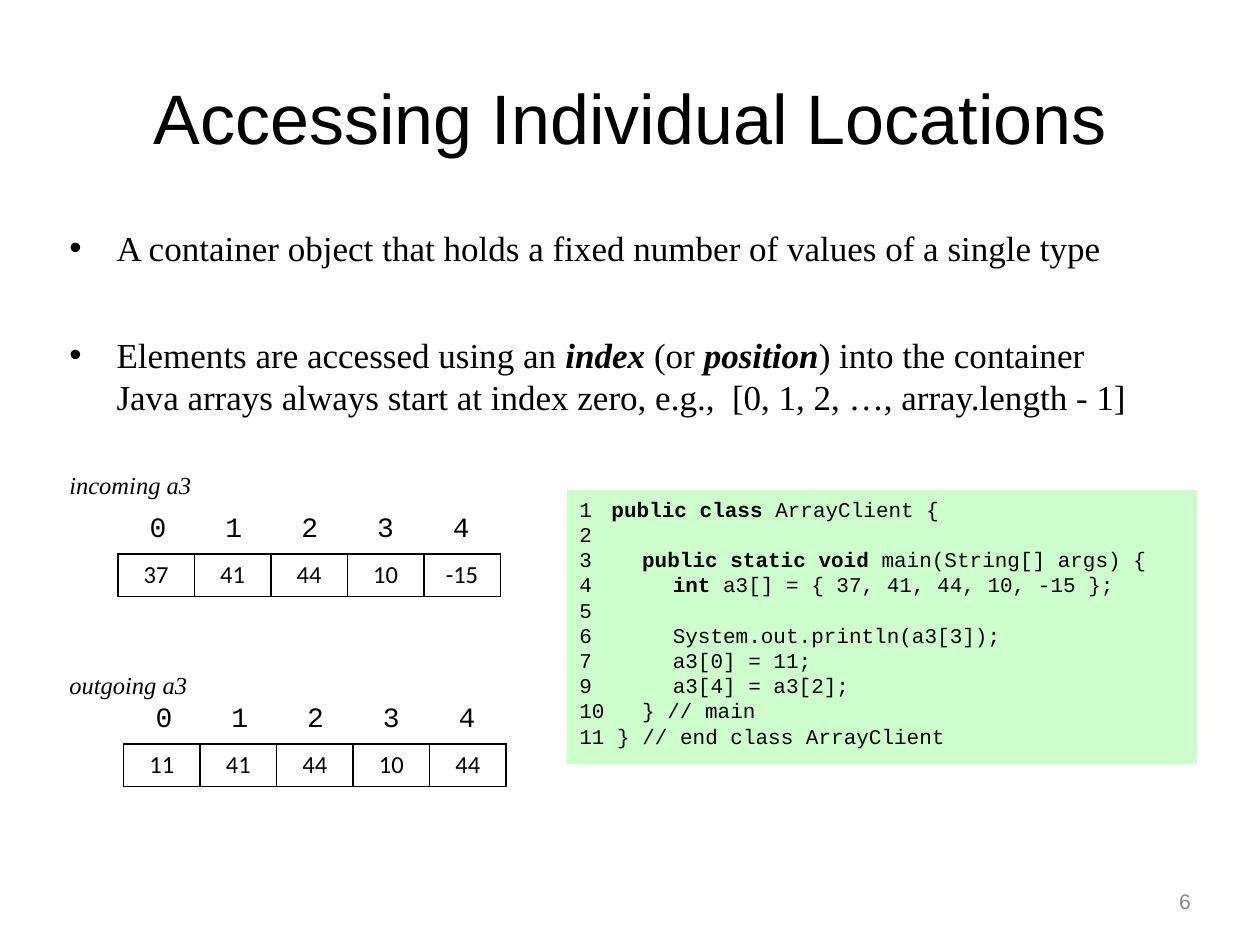
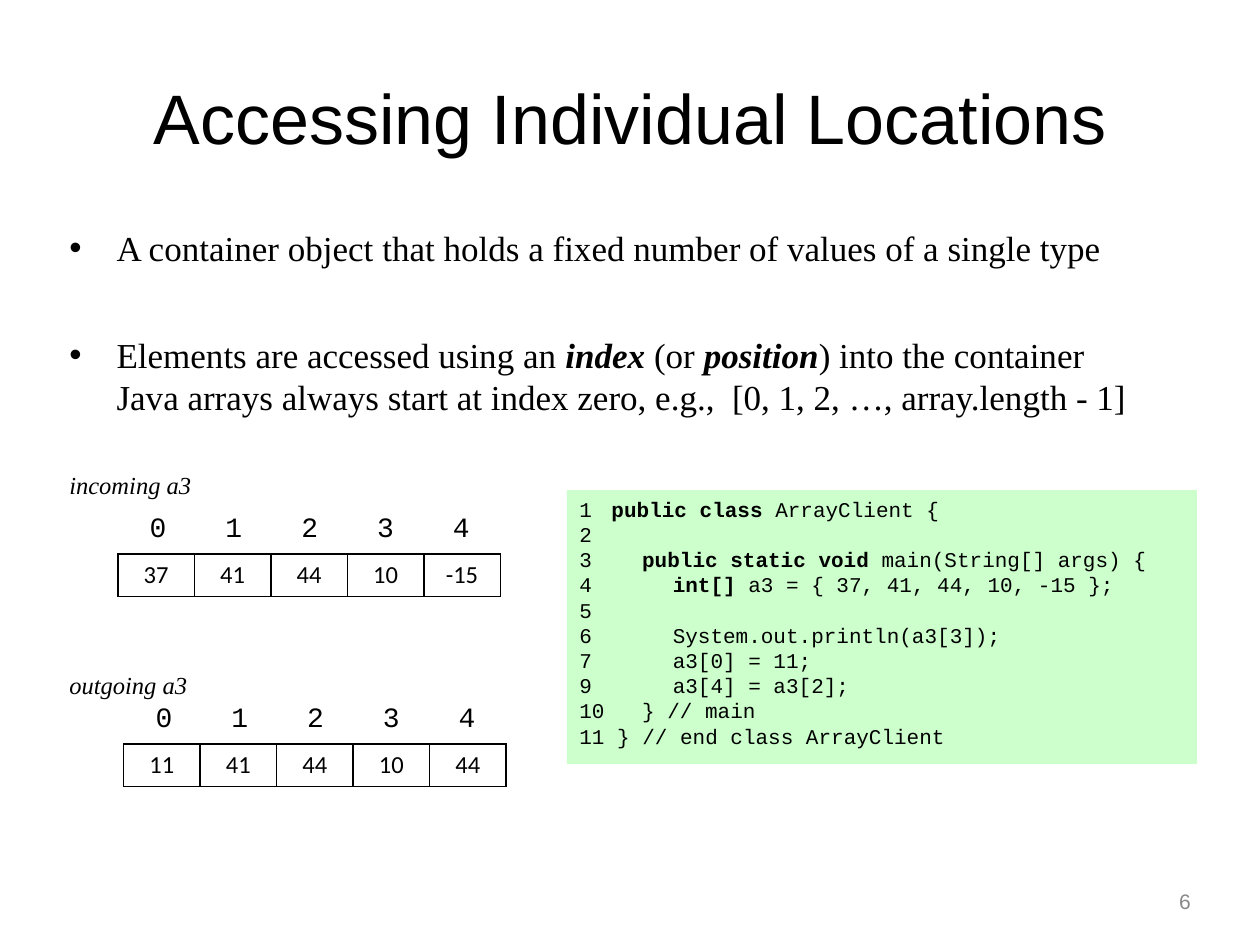
Before and after one commit to RHIT-CSSE/csse220, a slide deck: slide 6 of ClassMaterials/ArraysAndLists/Slides/Part2-JavaBuiltInArrays.pptx. Drawn at 1260x945 pixels with LibreOffice and Linux fonts; fonts in the diff are those of the drawing. Boxes give left, top, right and bottom in pixels: in the first picture for what was removed or moved away, otherwise in the second. Text is boxed around its words. In the diff, an @@ line names an element or a change of style, - is before the commit and + after.

```diff
--- a/ClassMaterials/ArraysAndLists/Slides/Part2-JavaBuiltInArrays.pptx
+++ b/ClassMaterials/ArraysAndLists/Slides/Part2-JavaBuiltInArrays.pptx
@@ text in rectangle at bbox=[579, 577, 1076, 597]: text changed @@
-4 int a3[] = { 37, 41, 44, 10, -15 };
+4 int[] a3 = { 37, 41, 44, 10, -15 };
```
Also in this commit, not shown: 2 other files.
